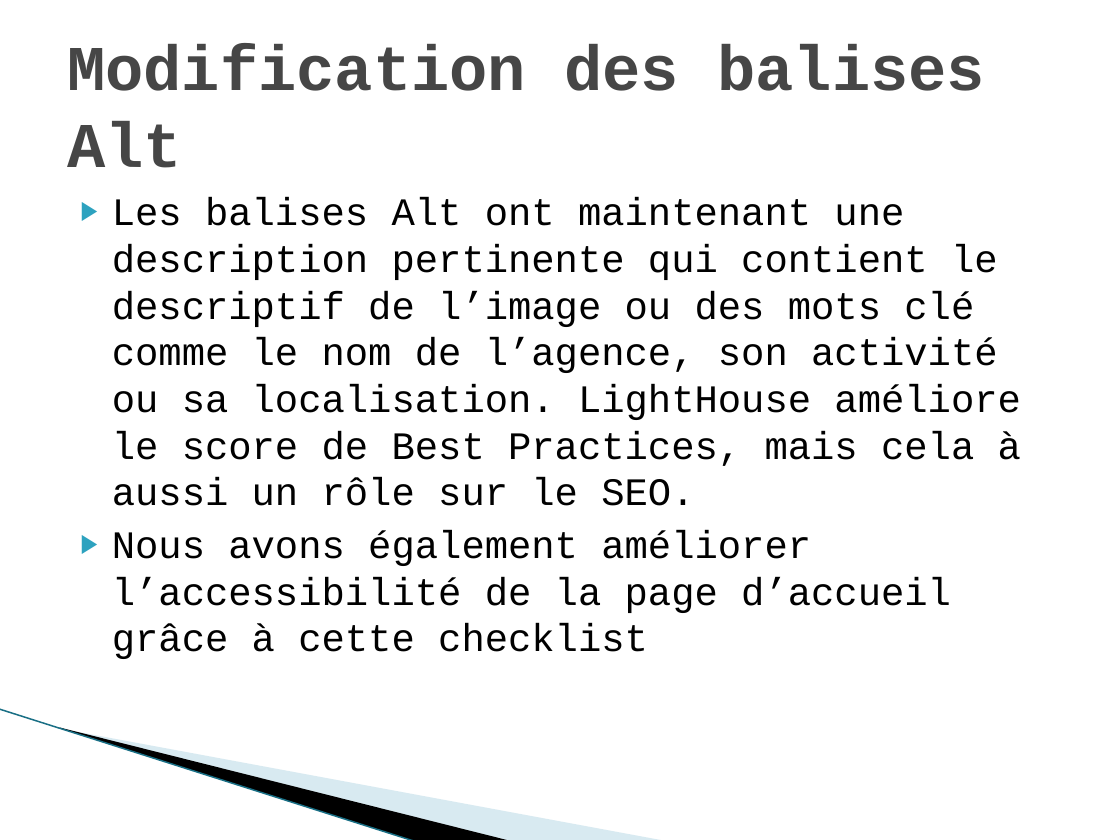
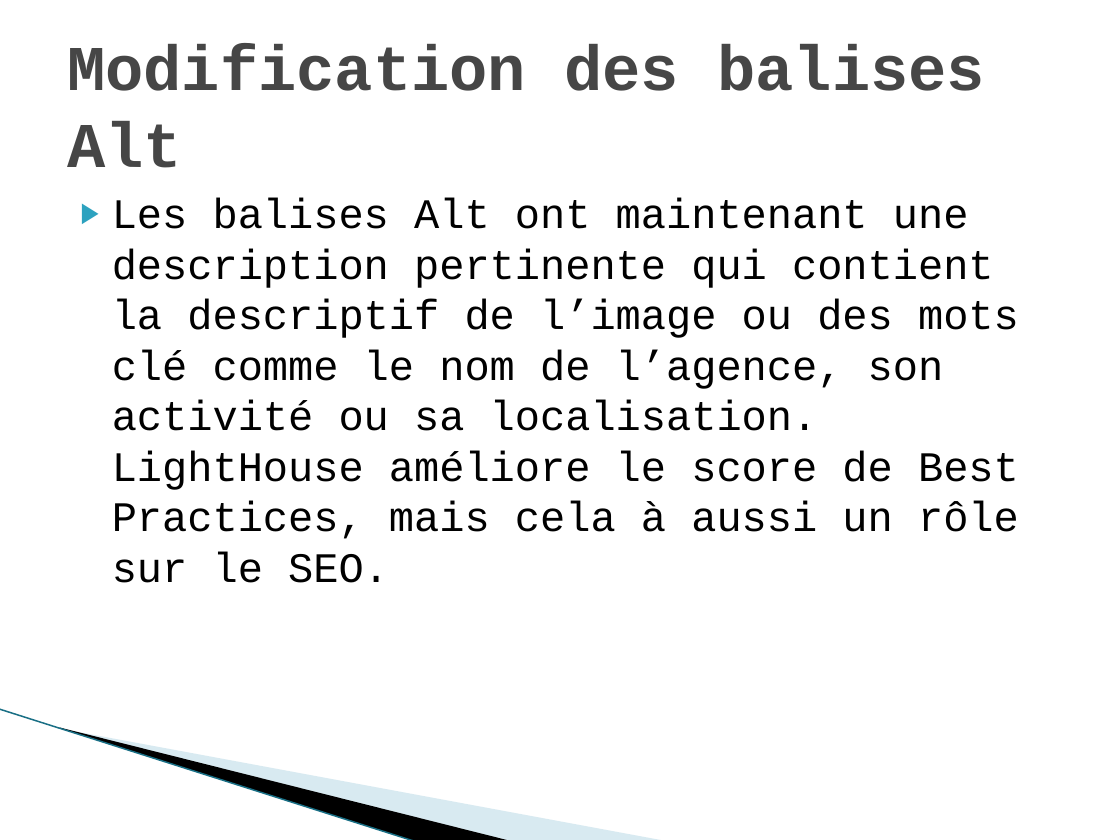
Before and after one commit to gwenaelgressier/GwenaelGressier_04_28022022, a slide deck: slide 19 of Rapport audit.pptx (slide 20 before the commit). Drawn at 1120x840 pixels with LibreOffice and Linux fonts; fonts in the diff are those of the drawing; background and template pictures are left out. Boxes give left, top, right and bottom in pixels: in the first picture for what was removed or moved away, otherwise in the second. Text is boxed around its words. In the diff, an @@ line names an element or a change of style, - is before the commit and + after.

```diff
--- a/Rapport audit.pptx
+++ b/Rapport audit.pptx
@@ text at <box>112,198,1019,539</box>: text changed; size 25 to 27 pt @@
-▶ Les balises Alt ont maintenant une description pertinente qui contient le descriptif de l’image ou des mots clé comme le nom de l’agence, son activité ou sa localisation. LightHouse améliore le score de Best Practices, mais cela à aussi un rôle sur le SEO.
-▶ Nous avons également améliorer l’accessibilité de la page d’accueil grâce à cette checklist
+▶ Les balises Alt ont maintenant une description pertinente qui contient la descriptif de l’image ou des mots clé comme le nom de l’agence, son activité ou sa localisation. LightHouse améliore le score de Best Practices, mais cela à aussi un rôle sur le SEO.
```
Also in this commit, not shown: 11 other slides changed, 2 slides removed, 2 other files.
